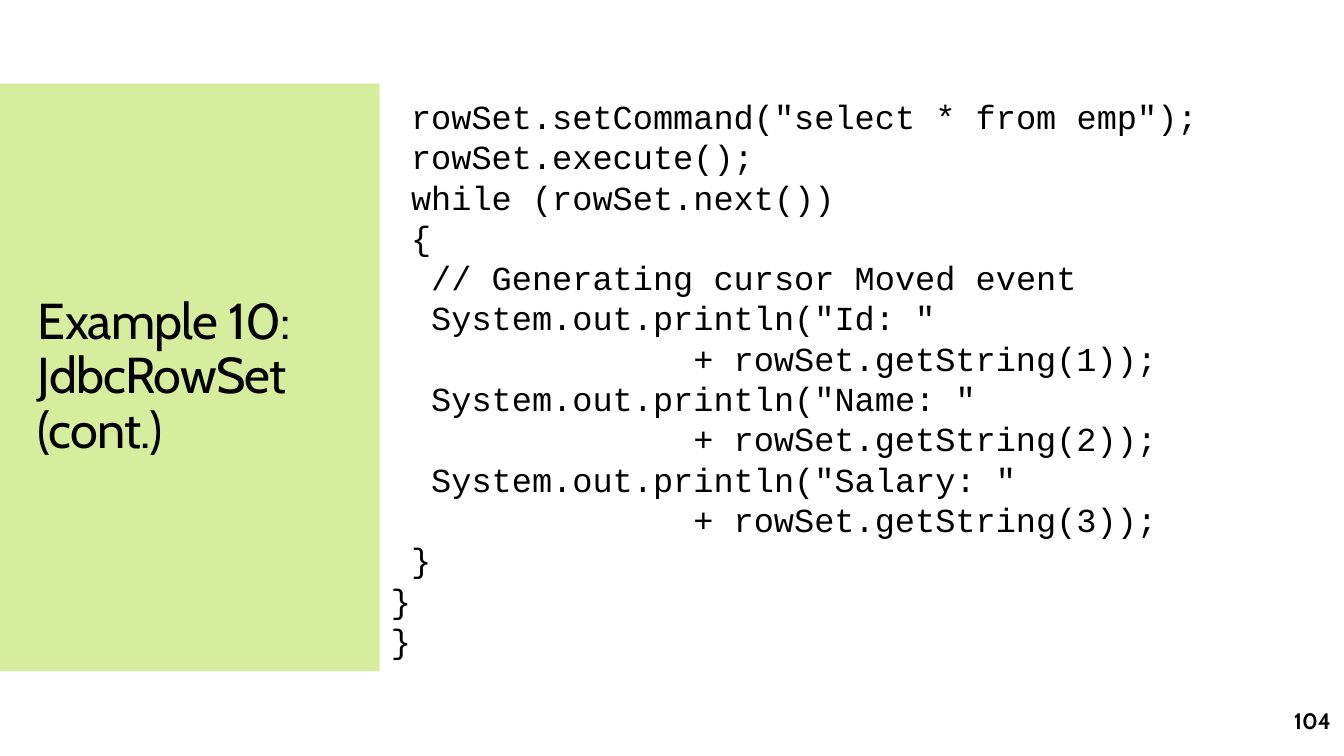
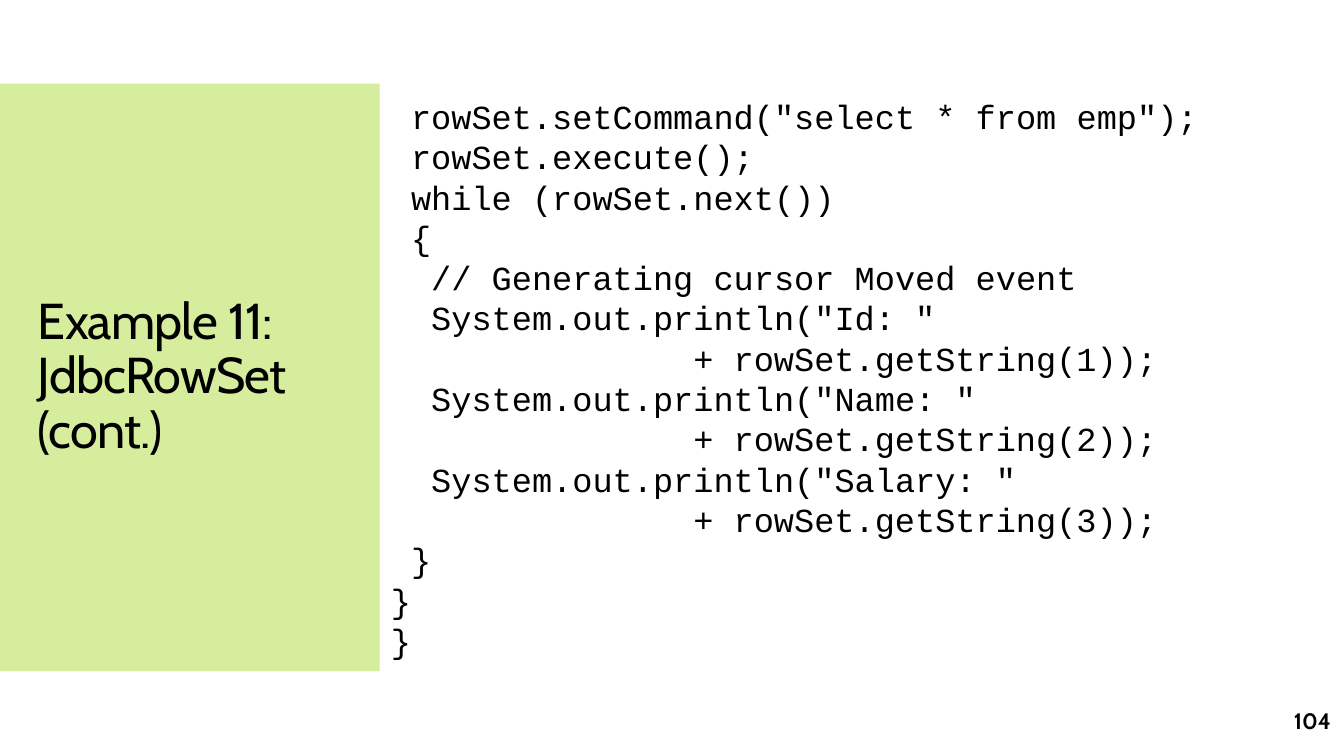
Before and after one commit to jrambasana/AJP2022-code, a slide deck: slide 104 of AJP Slides/AJP - Unit 2 - JDBC.pptx. Drawn at 1344x756 pixels with LibreOffice and Linux fonts; fonts in the diff are those of the drawing. Boxes give left, top, right and bottom in pixels: in the first picture for what was removed or moved away, otherwise in the second. Text is boxed around its words. In the diff, an @@ line names an element or a change of style, - is before the commit and + after.

```diff
--- a/AJP Slides/AJP - Unit 2 - JDBC.pptx
+++ b/AJP Slides/AJP - Unit 2 - JDBC.pptx
@@ title at [38,301,287,455]: text changed @@
-Example 10: JdbcRowSet (cont.)
+Example 11: JdbcRowSet (cont.)
```
Also in this commit, not shown: 7 other slides changed.
